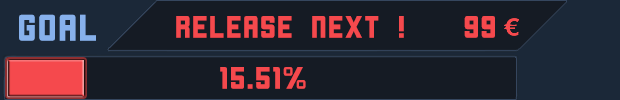
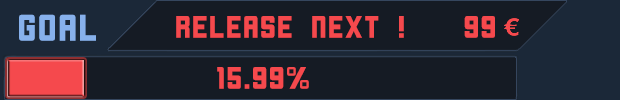
Two versions of the same layered image (620px x 100px). Layer-by-layer changes:
renamed "15.51%" to "15.99%", painted on it over [217, 67, 309, 89]
